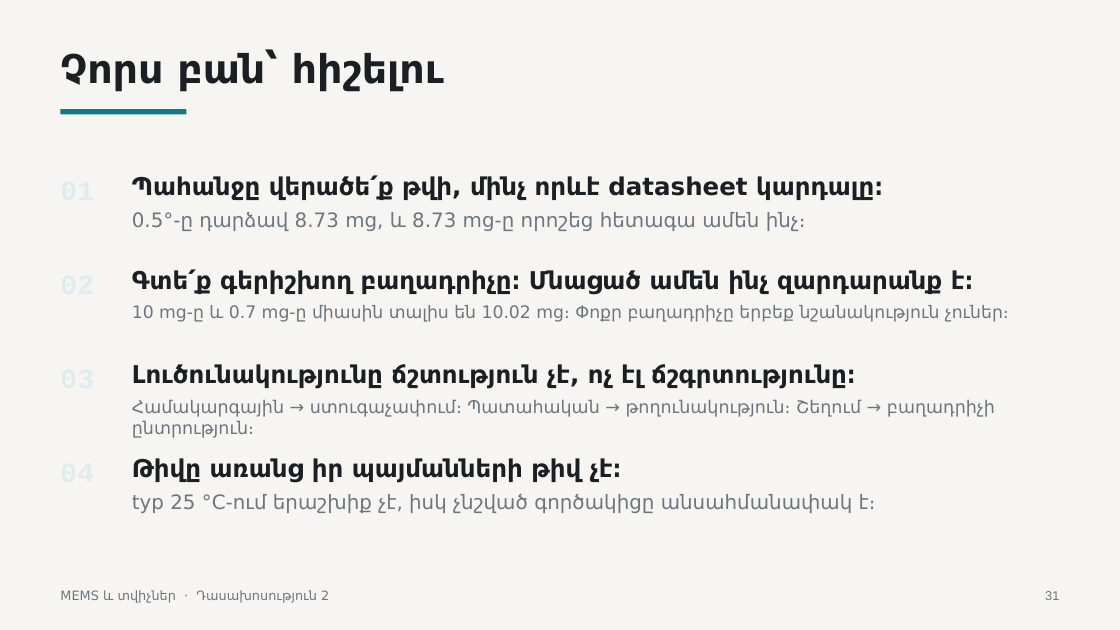
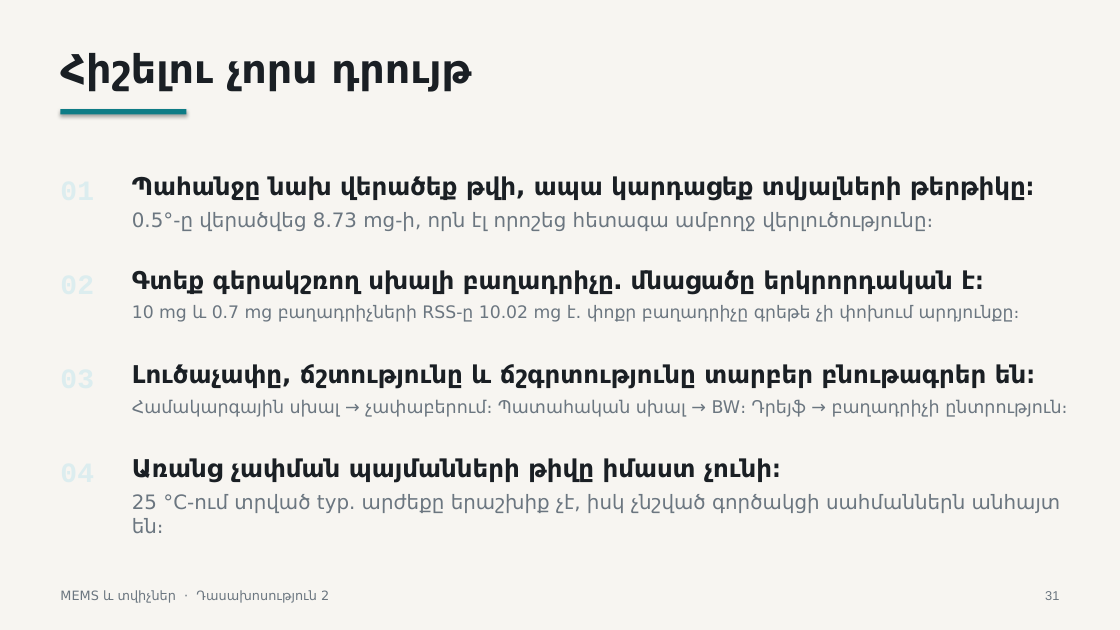
Before and after one commit to Vhovh99/mems-and-sensors-subject, a slide deck: slide 31 of lectures/lecture-02/output/L2-sensor-specifications-and-selection-HY.pptx. Drawn at 1120x630 pixels with LibreOffice and Linux fonts; fonts in the diff are those of the drawing. Boxes give left, top, right and bottom in pixels: in the first picture for what was removed or moved away, otherwise in the second. Text is boxed around its words. In the diff, an @@ line names an element or a change of style, - is before the commit and + after.

Commit message:
Fix Armenian spelling for 2nd Lecture.

```diff
--- a/lectures/lecture-02/output/L2-sensor-specifications-and-selection-HY.pptx
+++ b/lectures/lecture-02/output/L2-sensor-specifications-and-selection-HY.pptx
@@ rectangle at bbox=[0, 0, 1120, 630]: shadow on @@
@@ text at bbox=[60, 53, 471, 92]: text changed @@
-Չորս բան՝ հիշելու
+Հիշելու չորս դրույթ
@@ rectangle at bbox=[60, 109, 187, 114]: shadow on @@
@@ text at bbox=[132, 176, 1034, 201]: text changed @@
-Պահանջը վերածե՛ք թվի, մինչ որևէ datasheet կարդալը։
+Պահանջը նախ վերածեք թվի, ապա կարդացեք տվյալների թերթիկը։
@@ text at bbox=[132, 212, 933, 231]: text changed @@
-0.5°-ը դարձավ 8.73 mg, և 8.73 mg-ը որոշեց հետագա ամեն ինչ։
+0.5°-ը վերածվեց 8.73 mg-ի, որն էլ որոշեց հետագա ամբողջ վերլուծությունը։
@@ text at bbox=[132, 270, 984, 295]: text changed @@
-Գտե՛ք գերիշխող բաղադրիչը։ Մնացած ամեն ինչ զարդարանք է։
+Գտեք գերակշռող սխալի բաղադրիչը․ մնացածը երկրորդական է։
@@ text at bbox=[132, 305, 1020, 322]: text changed @@
-10 mg-ը և 0.7 mg-ը միասին տալիս են 10.02 mg։ Փոքր բաղադրիչը երբեք նշանակություն չուներ։
+10 mg և 0.7 mg բաղադրիչների RSS-ը 10.02 mg է․ փոքր բաղադրիչը գրեթե չի փոխում արդյունքը։
@@ text at bbox=[132, 364, 1035, 389]: text changed @@
-Լուծունակությունը ճշտություն չէ, ոչ էլ ճշգրտությունը։
+Լուծաչափը, ճշտությունը և ճշգրտությունը տարբեր բնութագրեր են։
@@ text at bbox=[132, 399, 1067, 417]: text changed @@
-Համակարգային → ստուգաչափում։ Պատահական → թողունակություն։ Շեղում → բաղադրիչի ընտրություն։
+Համակարգային սխալ → չափաբերում։ Պատահական սխալ → BW։ Դրեյֆ → բաղադրիչի ընտրություն։
@@ text at bbox=[132, 458, 781, 483]: text changed @@
-Թիվը առանց իր պայմանների թիվ չէ։
+Առանց չափման պայմանների թիվը իմաստ չունի։
@@ text at bbox=[132, 494, 1061, 533]: text changed @@
-typ 25 °C-ում երաշխիք չէ, իսկ չնշված գործակիցը անսահմանափակ է։
+25 °C-ում տրված typ. արժեքը երաշխիք չէ, իսկ չնշված գործակցի սահմաններն անհայտ են։
```
Also in this commit, not shown: 32 other slides changed, 10 other files.
